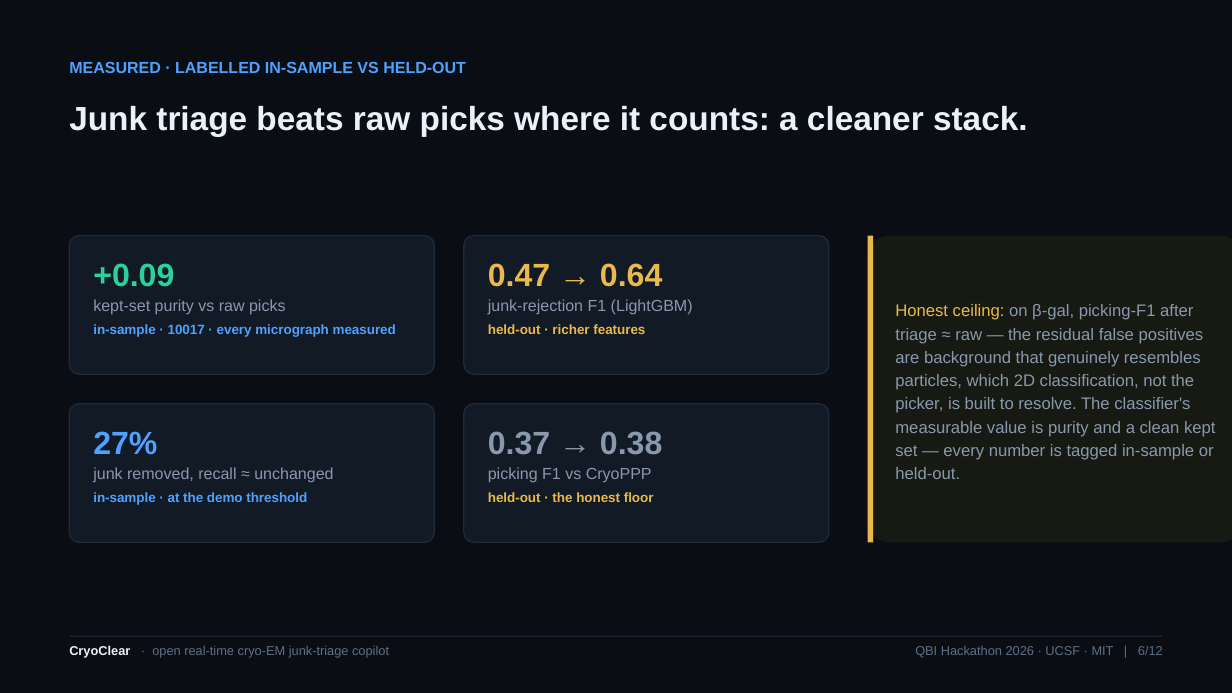
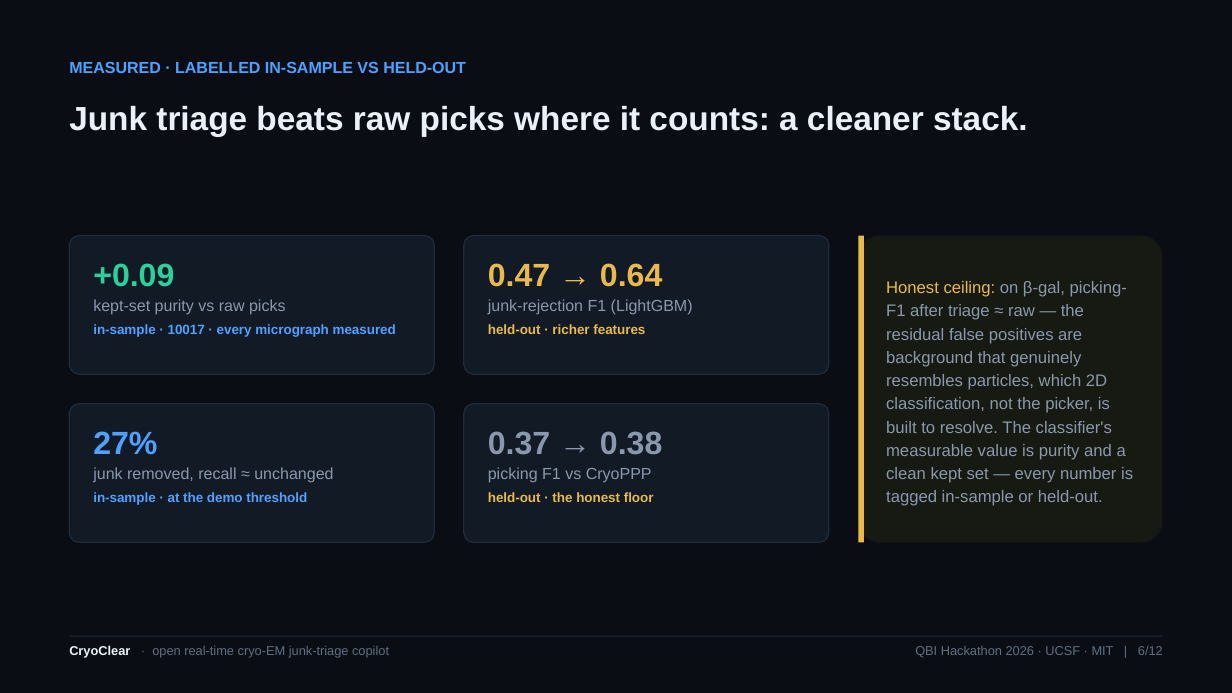
Before and after one commit to linbbcooperi/CryoClear, a slide deck: slide 6 of CryoClear.pptx. Drawn at 1232x693 pixels with LibreOffice and Linux fonts; fonts in the diff are those of the drawing. Boxes give left, top, right and bottom in pixels: in the first picture for what was removed or moved away, otherwise in the second. Text is boxed around its words. In the diff, an @@ line names an element or a change of style, - is before the commit and + after.

```diff
--- a/CryoClear.pptx
+++ b/CryoClear.pptx
@@ rectangle: place and size @@
-rectangle at (868,236,873,543)
+rectangle at (859,236,864,543)
@@ rounded rectangle: place and size @@
-rounded rectangle at (868,236,1232,543)
+rounded rectangle at (859,236,1163,543)
@@ text "Honest ceiling: on β-gal, picking-F1 ..." rewrapped from (895,304,1215,479) to (886,281,1133,506) @@
```
